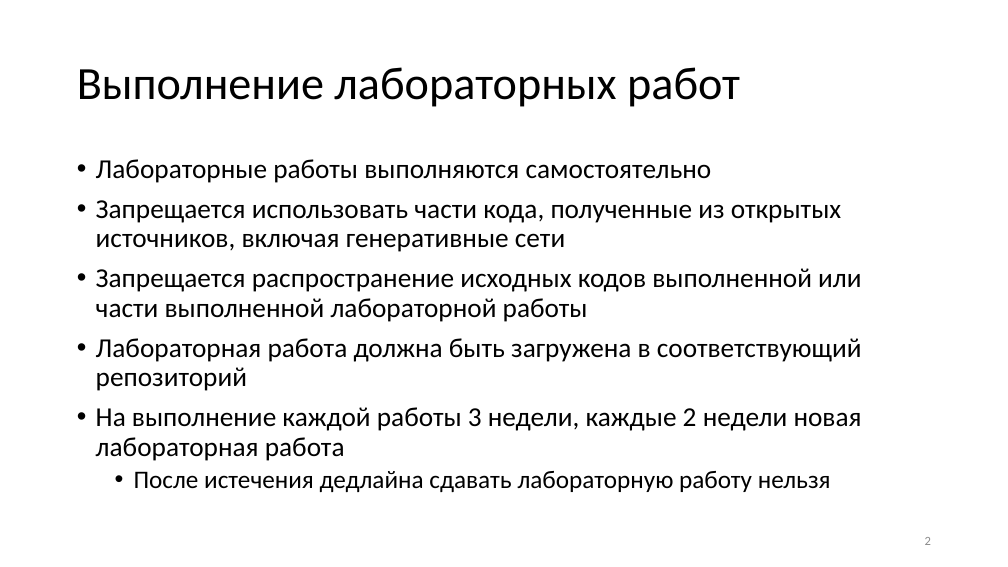
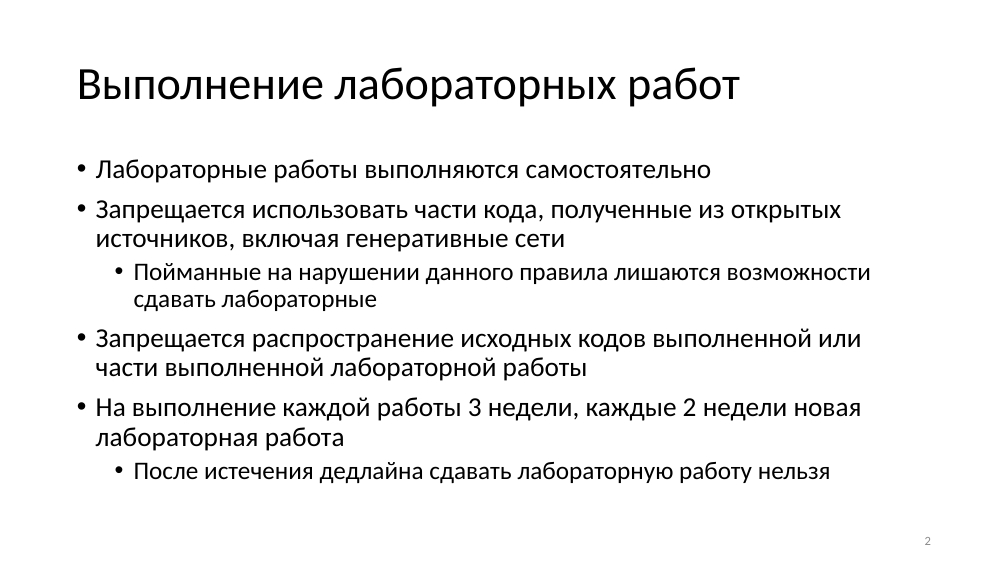
Before and after one commit to CryptoCourse/CryptoLectures, a slide deck: slide 2 of Lectures/BlockCiphersLite.pptx. Drawn at 1008x567 pixels with LibreOffice and Linux fonts; fonts in the diff are those of the drawing. Boxes give left, top, right and bottom in pixels: in the first picture for what was removed or moved away, otherwise in the second. Text is boxed around its words. In the diff, an @@ line names an element or a change of style, - is before the commit and + after.

```diff
--- a/Lectures/BlockCiphersLite.pptx
+++ b/Lectures/BlockCiphersLite.pptx
@@ text at (x1=134, y1=263, x2=871, y2=311): paragraph added @@
+  • Пойманные на нарушении данного правила лишаются возможности сдавать лабораторные
@@ text at (x1=96, y1=338, x2=862, y2=391): paragraph removed @@
-• Лабораторная работа должна быть загружена в соответствующий репозиторий
```
Also in this commit, not shown: 1 other slide changed, 1 other file.
